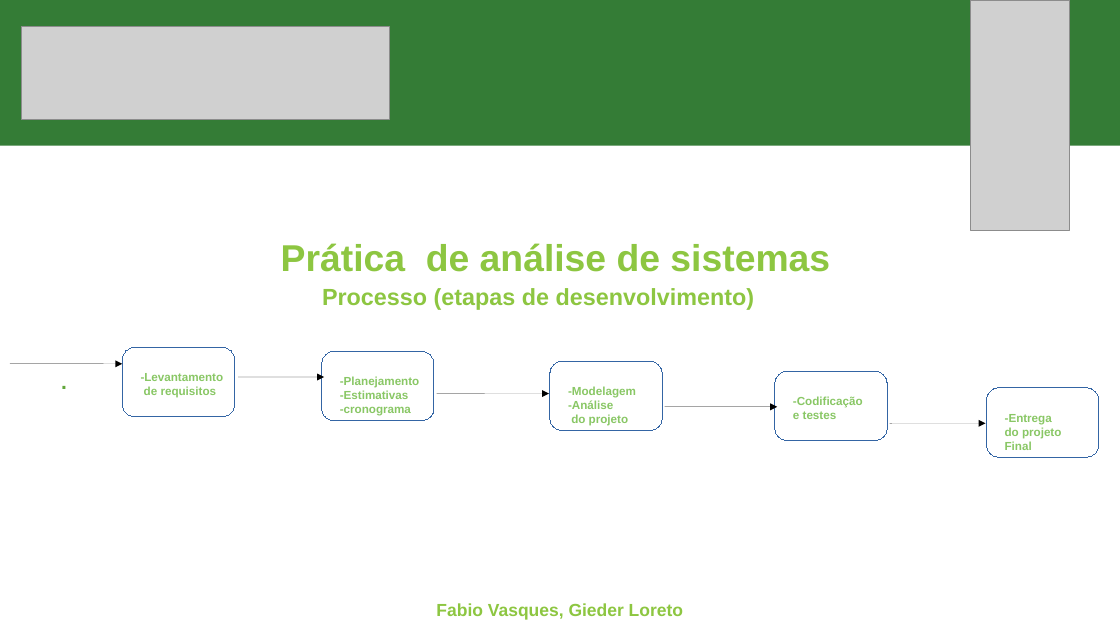
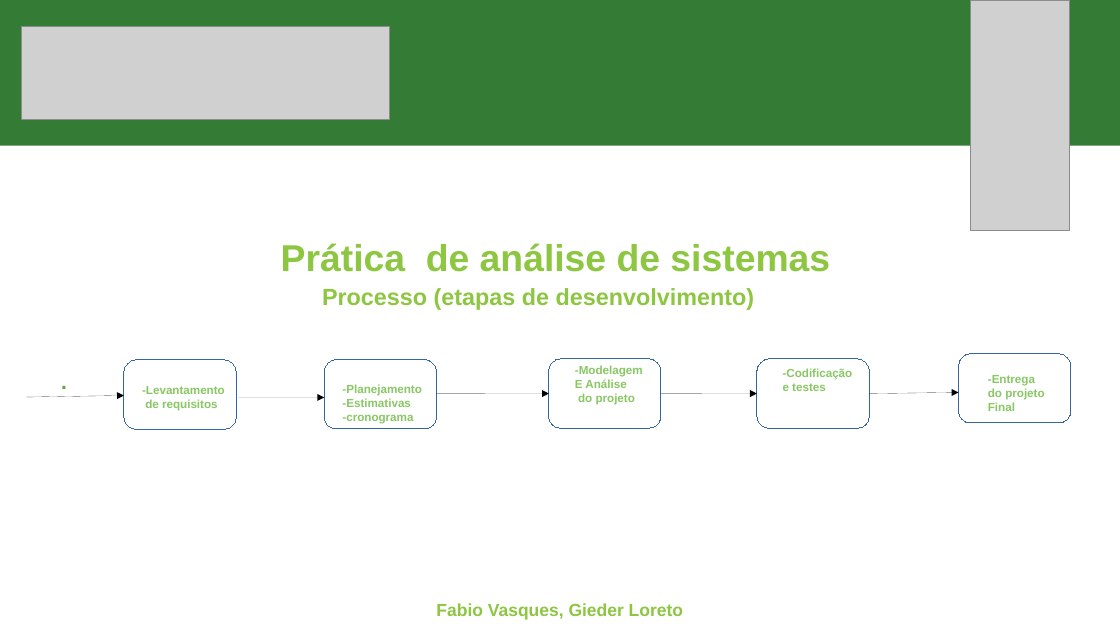
Before and after one commit to fabioportovasques/projeto-sus, a slide deck: slide 3 of primeira entrega.pptx. Drawn at 1120x630 pixels with LibreOffice and Linux fonts; fonts in the diff are those of the drawing; grey boxes stand for pictures. Boxes give left, top, right and bottom in pixels: in the first picture for what was removed or moved away, otherwise in the second. Text is boxed around its words. In the diff, an @@ line names an element or a change of style, - is before the commit and + after.

Commit message:
Revisao apresentacao com Logos + cronograma README

```diff
--- a/primeira entrega.pptx
+++ b/primeira entrega.pptx
@@ freeform shape at bbox=[549, 359, 661, 429]: outline redrawn @@
@@ text "-Modelagem": place and size @@
-text "-Modelagem" at bbox=[568, 386, 636, 426]
+text "-Modelagem" at bbox=[575, 365, 643, 405]
@@ freeform shape: place and size @@
-freeform shape at bbox=[775, 371, 887, 441]
+freeform shape at bbox=[757, 359, 870, 429]
@@ freeform shape: place and size @@
-freeform shape at bbox=[986, 388, 1099, 458]
+freeform shape at bbox=[959, 354, 1071, 423]
@@ freeform shape: place and size @@
-freeform shape at bbox=[123, 347, 235, 417]
+freeform shape at bbox=[124, 360, 237, 429]
@@ text "-Levantamento": place and size @@
-text "-Levantamento" at bbox=[141, 373, 224, 398]
+text "-Levantamento" at bbox=[142, 386, 225, 411]
@@ freeform shape: place and size @@
-freeform shape at bbox=[322, 351, 434, 421]
+freeform shape at bbox=[324, 360, 437, 429]
@@ text "-Planejamento": place and size @@
-text "-Planejamento" at bbox=[340, 376, 419, 416]
+text "-Planejamento" at bbox=[342, 384, 421, 424]
@@ text at bbox=[575, 379, 626, 388]: text changed @@
--Análise
+E Análise
@@ text "-Codificação": place and size @@
-text "-Codificação" at bbox=[793, 396, 863, 419]
+text "-Codificação" at bbox=[783, 368, 853, 391]
@@ text "-Entrega": place and size @@
-text "-Entrega" at bbox=[1005, 414, 1061, 450]
+text "-Entrega" at bbox=[988, 375, 1044, 411]
@@ arrow moved from (10, 364) - (123, 364) to (27, 397) - (124, 396) @@
@@ arrow moved from (238, 377) - (324, 377) to (239, 397) - (324, 397) @@
@@ arrow moved from (665, 407) - (777, 407) to (661, 394) - (757, 394) @@
@@ arrow moved from (890, 423) - (986, 423) to (870, 394) - (959, 392) @@
```
Also in this commit, not shown: 5 other slides changed, 1 slide added, 1 other file.
